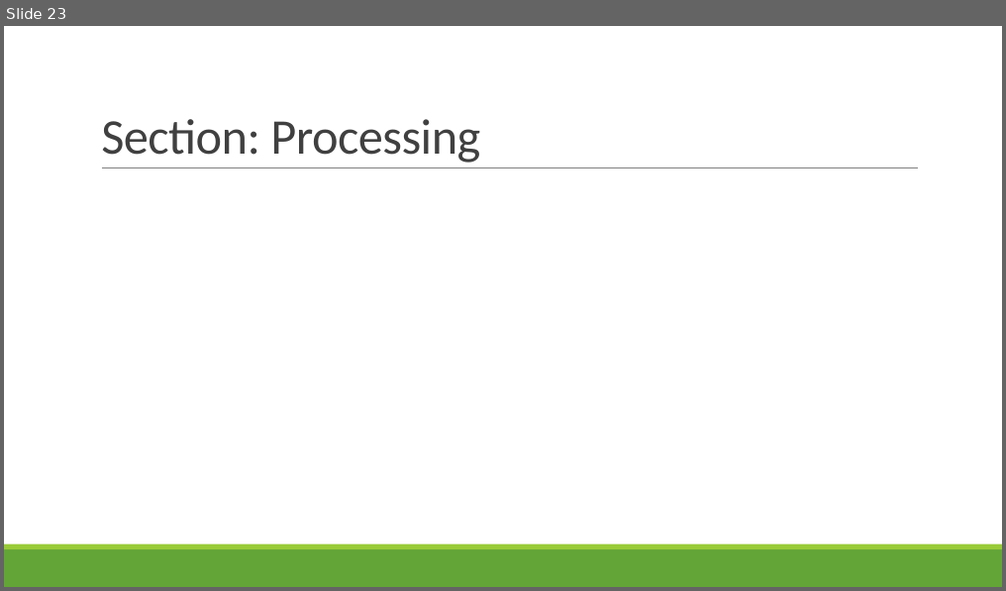
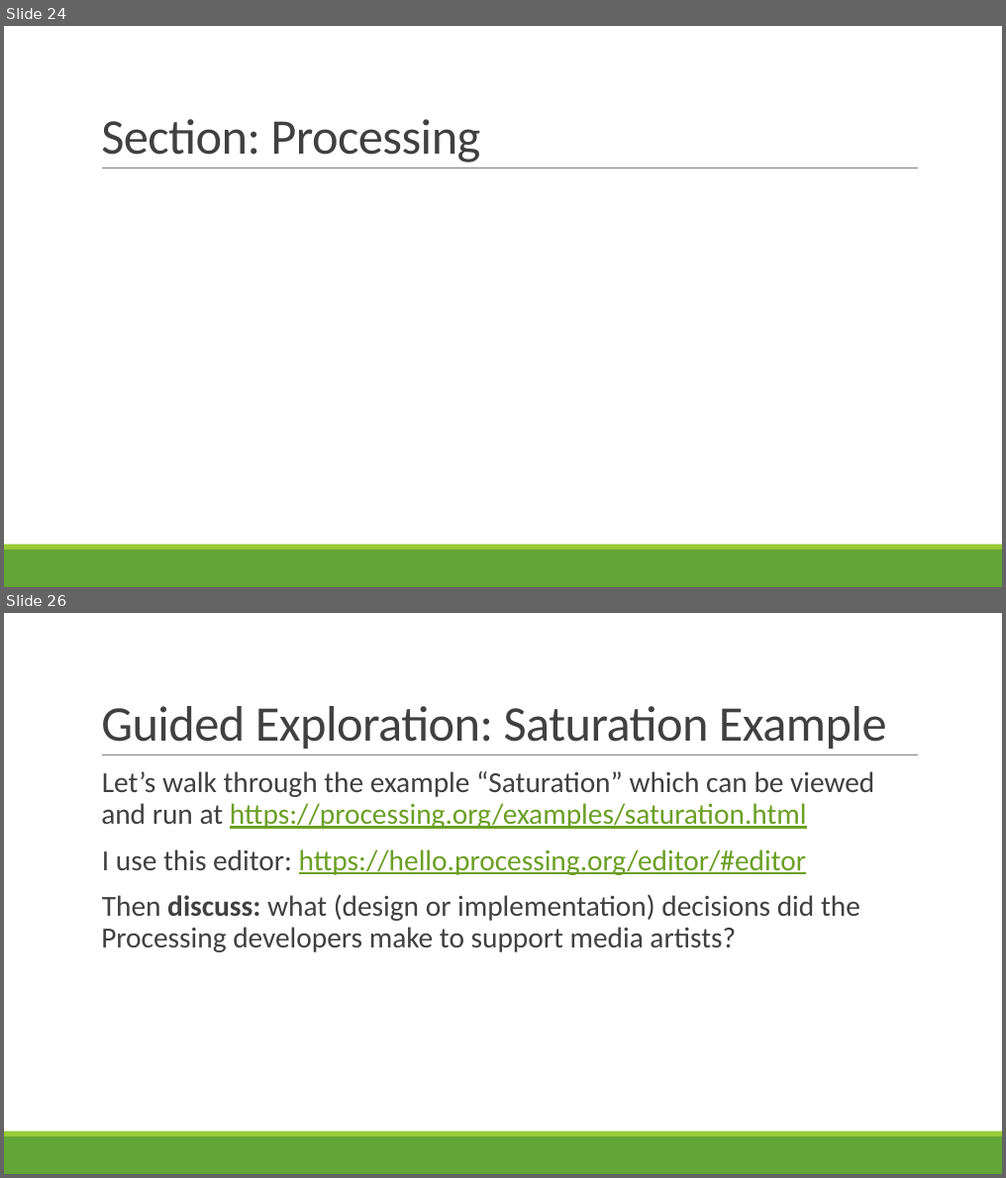
Before and after one commit to rbohrer/pl-course, a slide deck: LectureSlides/12Play.pptx. Shown one above the other, each under a label of ours: slide 23 before the commit, slides 24 and 26 after it; the slides between them are not shown. The pictures are 1006x591 and 1006x1178 pixels, drawn with LibreOffice and Linux fonts; fonts in the diff are those of the drawing. Boxes give left, top, right and bottom in pixels: in the first picture for what was removed or moved away, otherwise in the second. Text is boxed around its words. In the diff, an @@ line names an element or a change of style, - is before the commit and + after.

```diff
--- a/LectureSlides/12Play.pptx
+++ b/LectureSlides/12Play.pptx
@@ slide 26 added at [4, 613, 1002, 1174], background #FFFFFF; not listed: 3 template elements that a slide beside it also shows @@
@@ title added at [101, 706, 887, 749], 48 pt, text #404040 @@
+Guided Exploration: Saturation Example
@@ text added at [101, 771, 874, 953], 28 pt, text #404040 @@
+  Let’s walk through the example “Saturation” which can be viewed and run at https://processing.org/examples/saturation.html
+  I use this editor: https://hello.processing.org/editor/#editor
+  Then discuss: what (design or implementation) decisions did the Processing developers make to support media artists?
@@ what was slide 23 is now slide 24 @@
```
Also in this commit, not shown: 2 slides changed, 12 other slides added.
